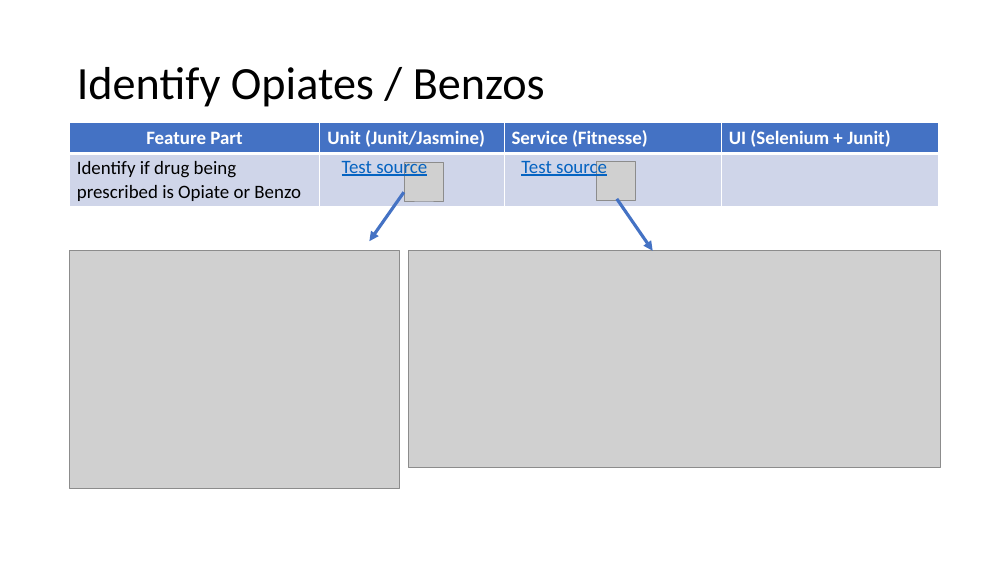
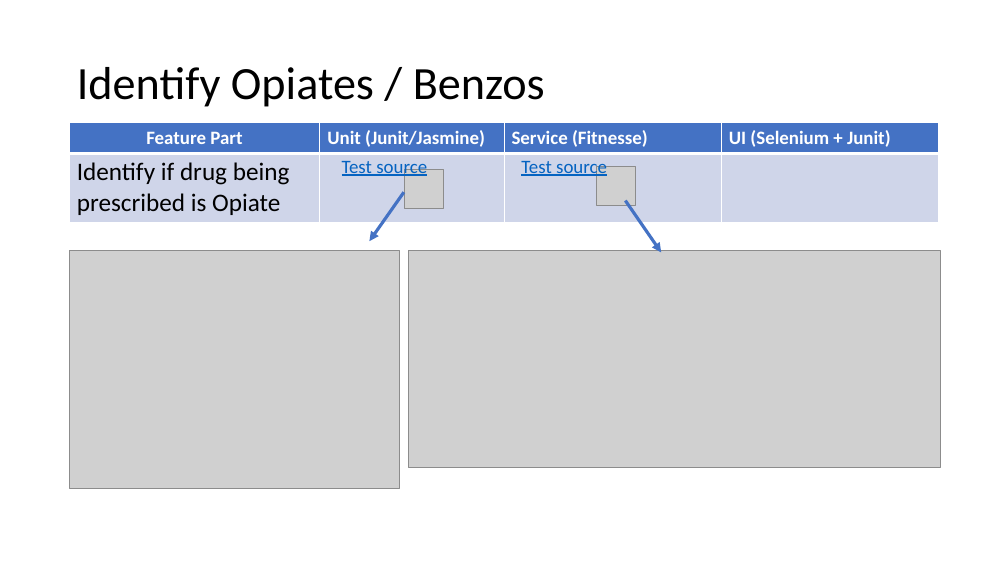
Before and after one commit to weaverj/testpyramidexample, a slide deck: slide 9 of Test Pyramid Presentation.pptx. Drawn at 1008x567 pixels with LibreOffice and Linux fonts; fonts in the diff are those of the drawing; grey boxes stand for pictures; background and template pictures are left out. Boxes give left, top, right and bottom in pixels: in the first picture for what was removed or moved away, otherwise in the second. Text is boxed around its words. In the diff, an @@ line names an element or a change of style, - is before the commit and + after.

```diff
--- a/Test Pyramid Presentation.pptx
+++ b/Test Pyramid Presentation.pptx
@@ table at box(70, 123, 940, 222) @@
-row 2, column 1: Identify if drug being prescribed is Opiate or Benzo
+row 2, column 1: Identify if drug being prescribed is Opiate
@@ picture: place and size @@
-picture at box(405, 162, 444, 201)
+picture at box(405, 169, 444, 209)
@@ picture: place and size @@
-picture at box(597, 162, 636, 201)
+picture at box(597, 166, 636, 206)
@@ arrow moved from (617, 199) - (653, 251) to (625, 200) - (662, 253) @@
```
Also in this commit, not shown: 9 other slides changed.
